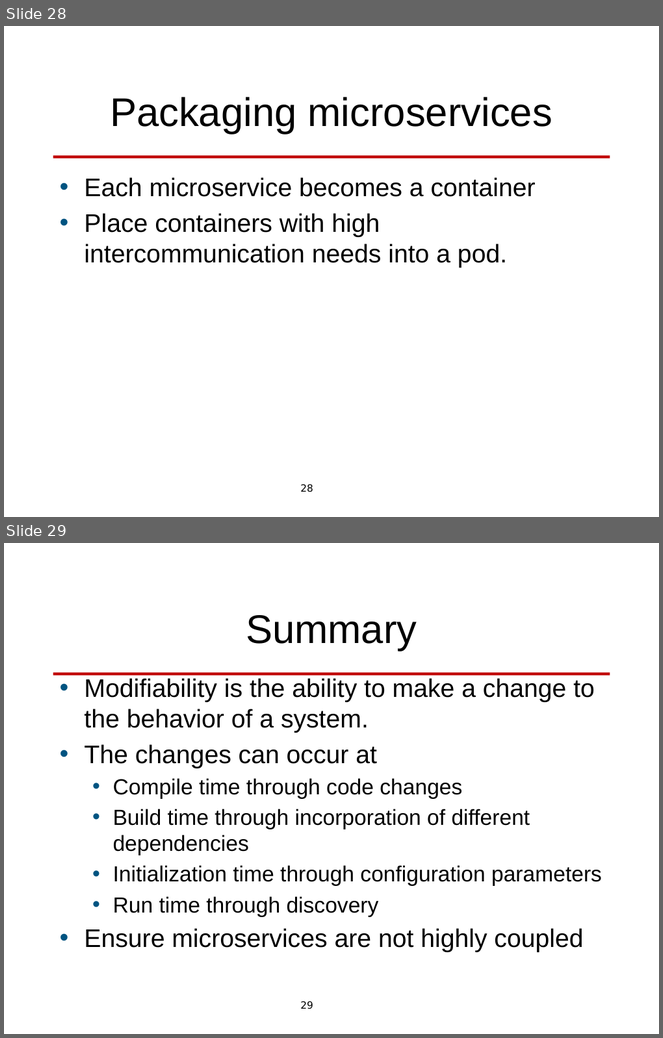
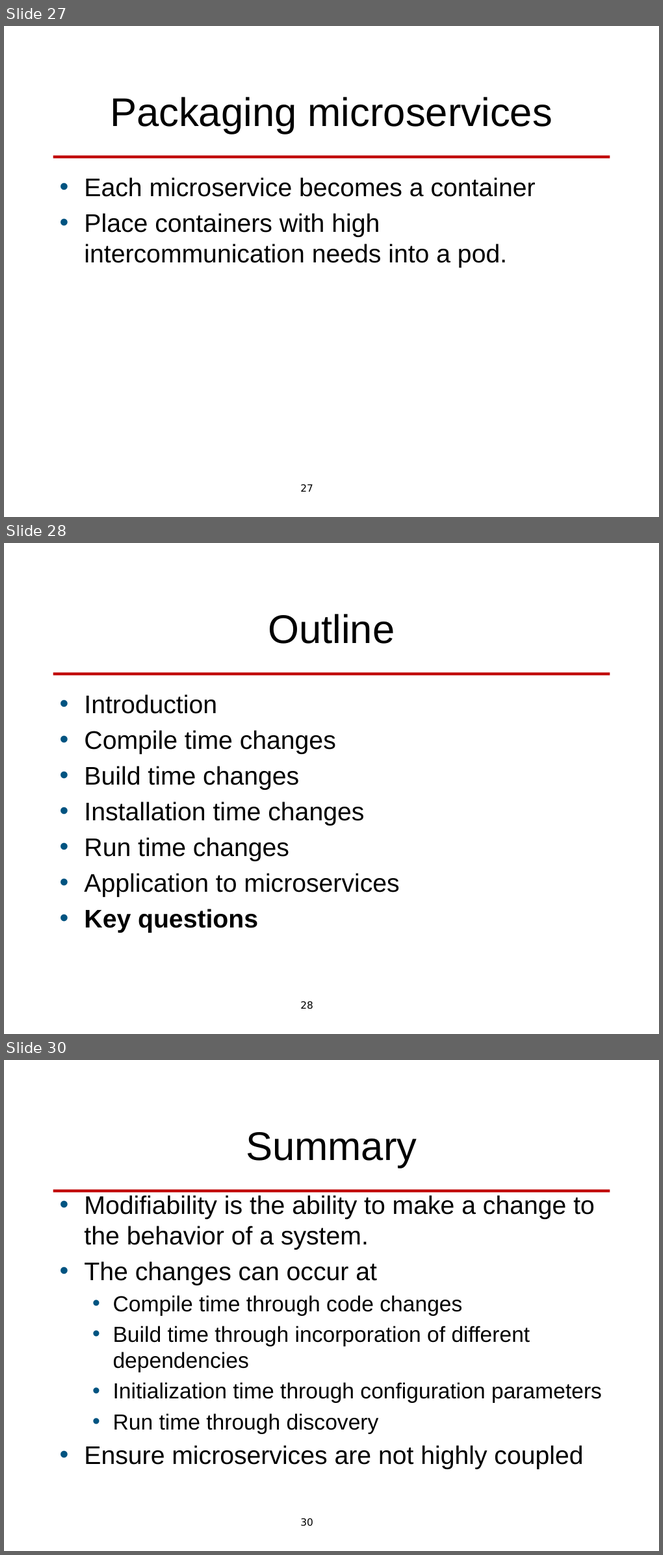
Before and after one commit to len-bass/architecture-design, a slide deck: modifiaibility.pptx. Shown one above the other, each under a label of ours: slides 28 and 29 before the commit, slides 27, 28 and 30 after it; the slides between them are not shown. The pictures are 663x1038 and 663x1555 pixels, drawn with LibreOffice and Linux fonts; fonts in the diff are those of the drawing; background and template pictures are left out. Boxes give left, top, right and bottom in pixels: in the first picture for what was removed or moved away, otherwise in the second. Text is boxed around its words. In the diff, an @@ line names an element or a change of style, - is before the commit and + after.

```diff
--- a/modifiaibility.pptx
+++ b/modifiaibility.pptx
@@ slide 28 added at [4, 543, 659, 1034], background #FFFFFF; not listed: 2 template elements that a slide beside it also shows @@
@@ title added at [268, 614, 395, 644], 44 pt, text #000000 @@
+Outline
@@ text added at [84, 694, 399, 933], 28 pt, text #000000 @@
+• Introduction
+• Compile time changes
+• Build time changes
+• Installation time changes
+• Run time changes
+• Application to microservices
+• Key questions
@@ what was slide 28 is now slide 27 @@
@@ page number at [300, 484, 313, 492]: text changed @@
-28
+27
@@ what was slide 29 is now slide 30 @@
@@ page number at [300, 1518, 313, 1527]: text changed @@
-29
+30
```
Also in this commit, not shown: 7 slides changed, 5 other files.
